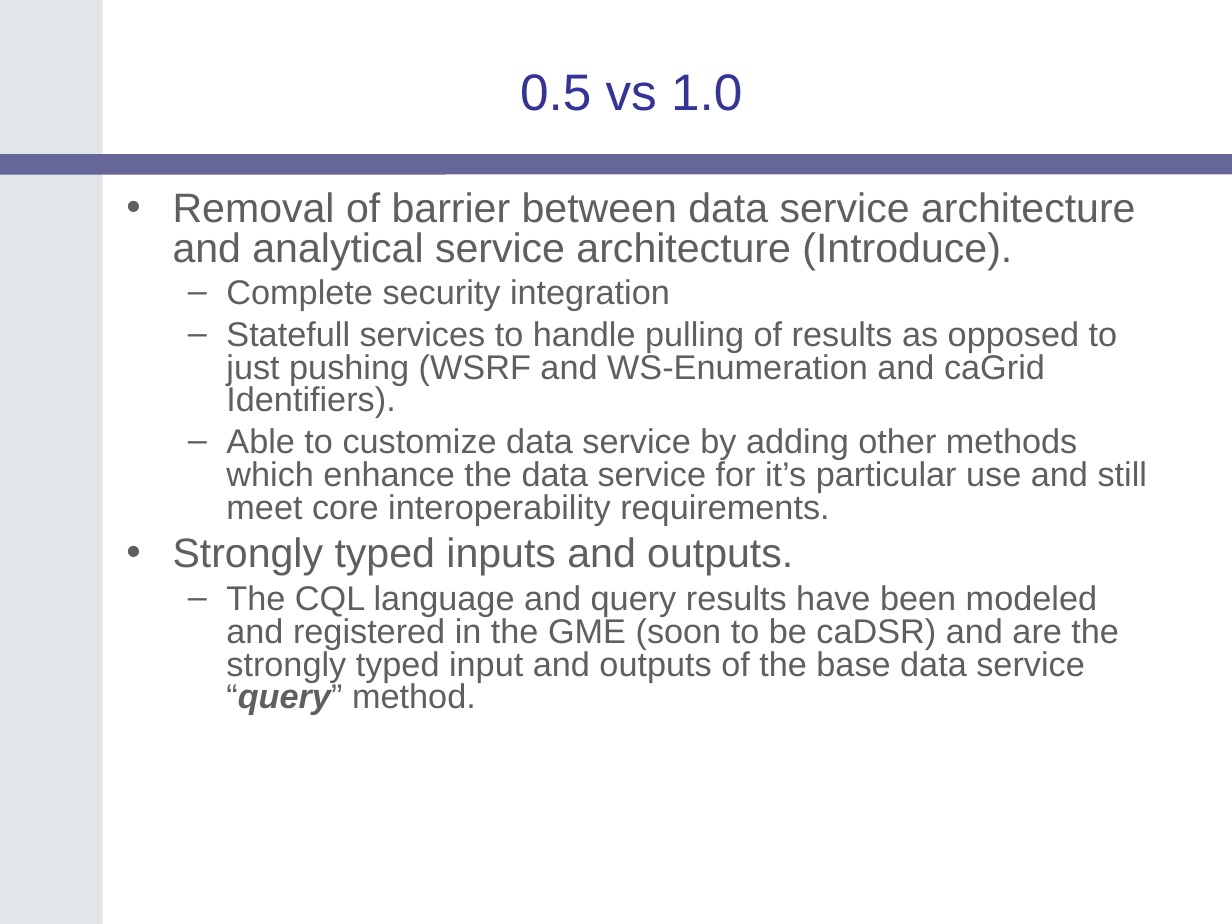
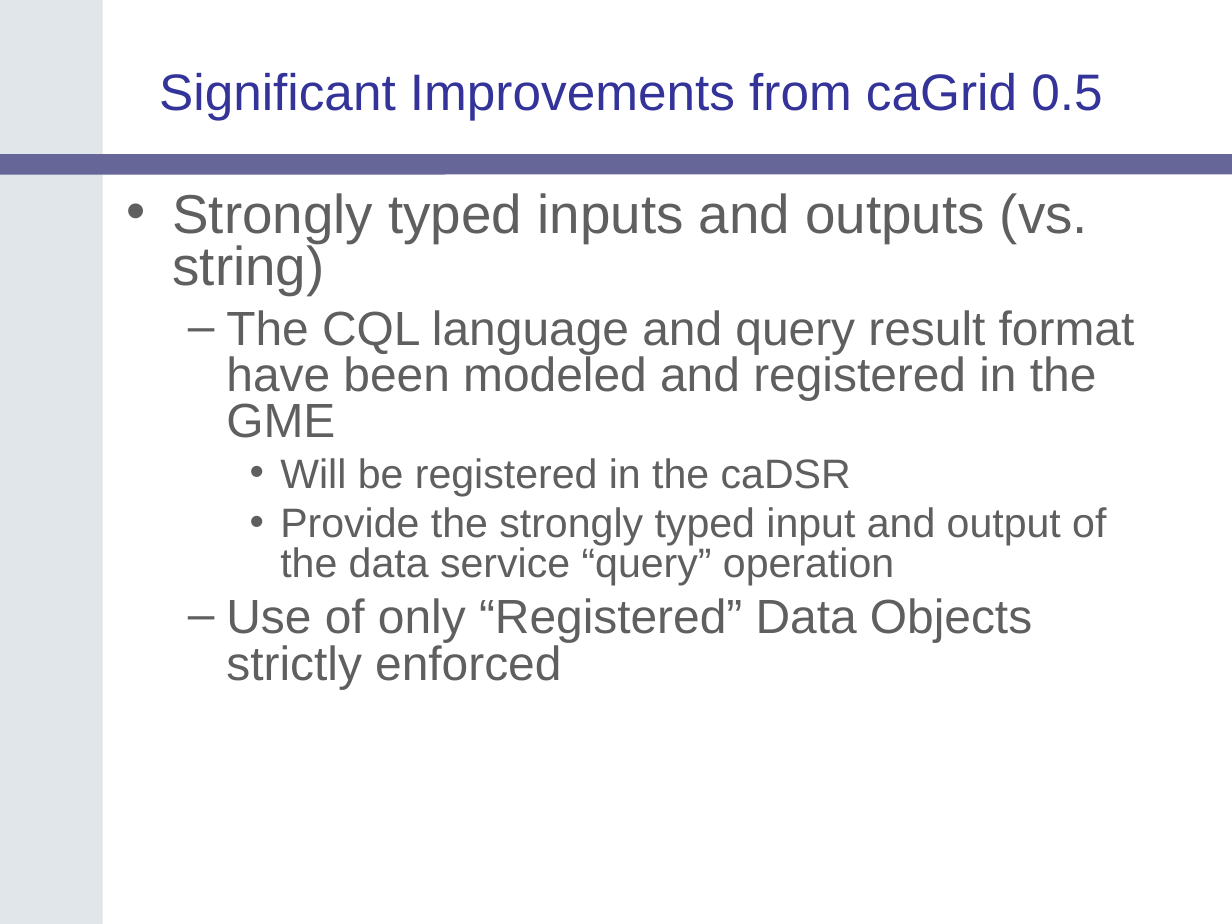
Before and after one commit to NCIP/cagrid-portal, a slide deck: slide 8 of cagrid-1-0/Documentation/presentations/200607_VCDE_ARCH/caGrid-1.0_Beta_Data-Services.ppt (slide 3 before the commit). Drawn at 1232x924 pixels with LibreOffice and Linux fonts; fonts in the diff are those of the drawing; background and template pictures are left out. Boxes give left, top, right and bottom in pixels: in the first picture for what was removed or moved away, otherwise in the second. Text is boxed around its words. In the diff, an @@ line names an element or a change of style, - is before the commit and + after.

```diff
--- a/cagrid-1-0/Documentation/presentations/200607_VCDE_ARCH/caGrid-1.0_Beta_Data-Services.ppt
+++ b/cagrid-1-0/Documentation/presentations/200607_VCDE_ARCH/caGrid-1.0_Beta_Data-Services.ppt
@@ title at bbox=[159, 73, 1102, 120]: text changed @@
-0.5 vs 1.0
+Significant Improvements from caGrid 0.5
@@ text at bbox=[173, 193, 1135, 689]: text changed; size 20 to 28 pt @@
-• Removal of barrier between data service architecture and analytical service architecture (Introduce).
-  – Complete security integration
-  – Statefull services to handle pulling of results as opposed to just pushing (WSRF and WS-Enumeration and caGrid Identifiers).
-  – Able to customize data service by adding other methods which enhance the data service for it’s particular use and still meet core interoperability requirements.
-• Strongly typed inputs and outputs.
-  – The CQL language and query results have been modeled and registered in the GME (soon to be caDSR) and are the strongly typed input and outputs of the base data service “query” method.
+• Strongly typed inputs and outputs (vs. string)
+  – The CQL language and query result format have been modeled and registered in the GME
+    • Will be registered in the caDSR
+    • Provide the strongly typed input and output of the data service “query” operation
+  – Use of only “Registered” Data Objects strictly enforced
```
Also in this commit, not shown: 11 other slides changed, 9 slides added, 3 slides removed.
